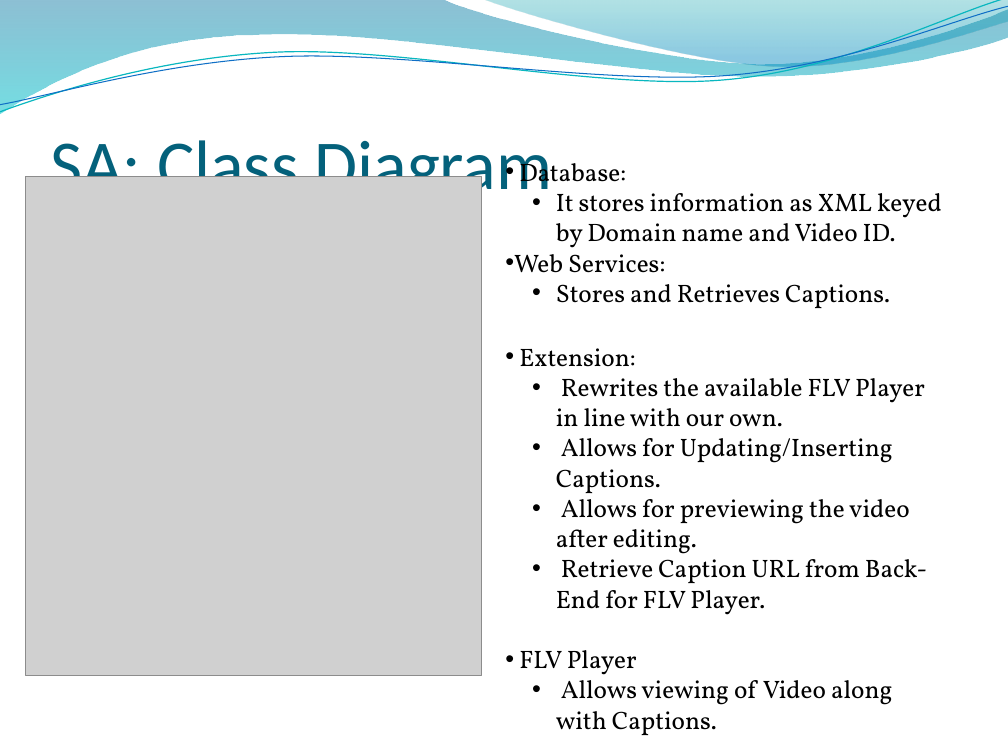
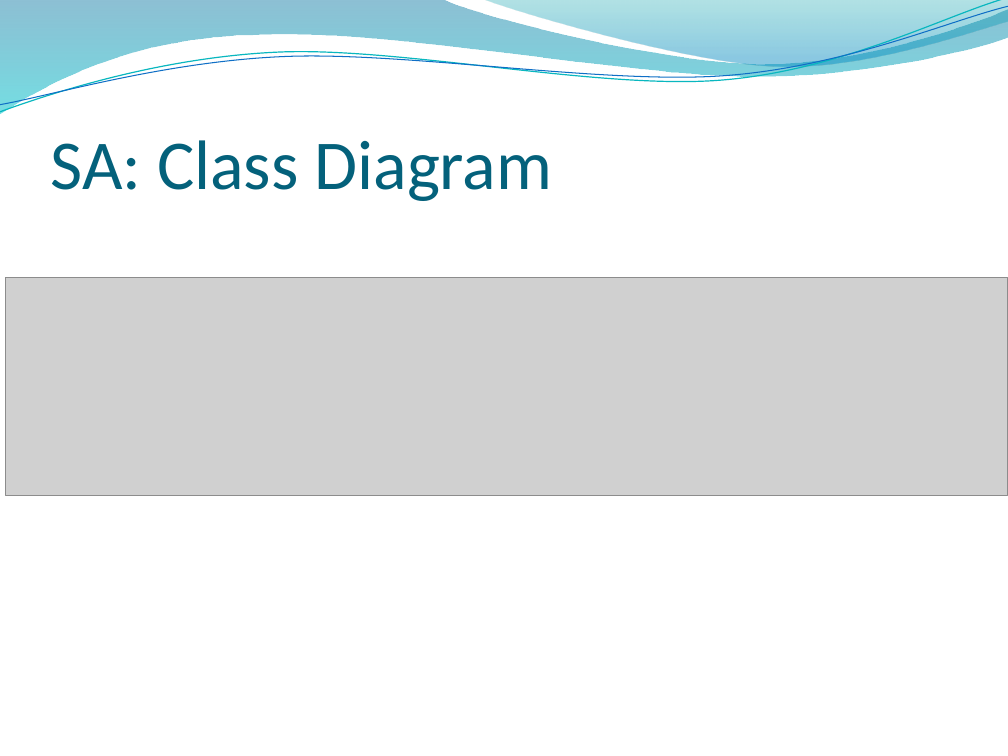
Before and after one commit to ProjPossibility/pp-community-captioner, a slide deck: slide 5 of CC.pptx. Drawn at 1008x756 pixels with LibreOffice and Linux fonts; fonts in the diff are those of the drawing; grey boxes stand for pictures; background and template pictures are left out. Boxes give left, top, right and bottom in pixels: in the first picture for what was removed or moved away, otherwise in the second. Text is boxed around its words. In the diff, an @@ line names an element or a change of style, - is before the commit and + after.

```diff
--- a/CC.pptx
+++ b/CC.pptx
@@ picture removed at [25, 176, 482, 675] @@
@@ text removed at [514, 157, 942, 308] @@
-• Database:
-  • It stores information as XML keyed by Domain name and Video ID.
-• Web Services:
-  • Stores and Retrieves Captions.
@@ picture added at [6, 277, 1008, 496] @@
@@ text removed at [519, 348, 927, 615] @@
-• Extension:
-  • Rewrites the available FLV Player in line with our own.
-  • Allows for Updating/Inserting Captions.
-  • Allows for previewing the video after editing.
-  • Retrieve Caption URL from Back-End for FLV Player.
@@ text removed at [519, 650, 892, 735] @@
-• FLV Player
-  • Allows viewing of Video along with Captions.
```
Also in this commit, not shown: 3 slides added.
